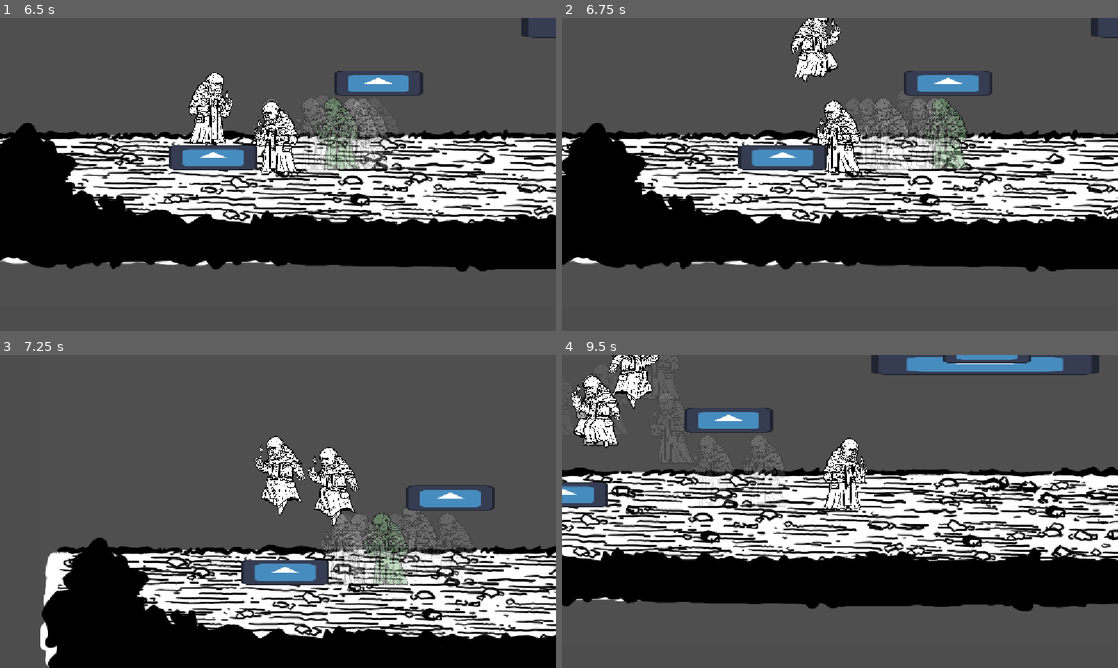
Above: before the commit, frames 1-4 (two rows, left to right).
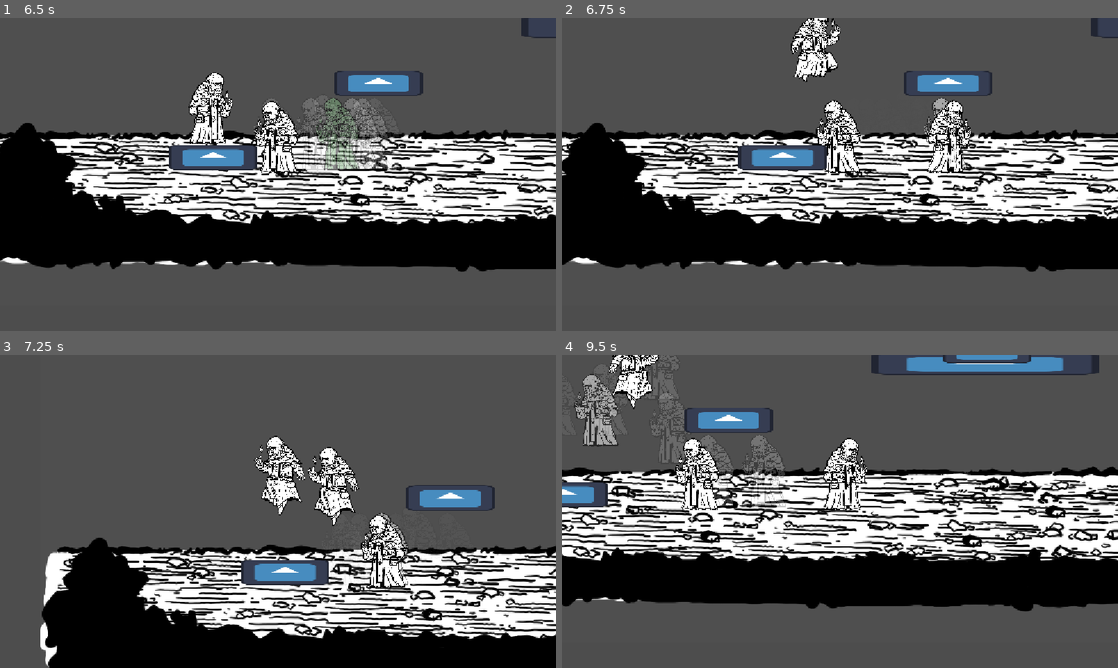
Above: after the commit, the same moments.

Repository: gostke/timeverns
Game: Godot game, scene res://levels/level_1.tscn
Two runs of this game, one before a commit and one after it. Both use one fixed random seed, a clock stepped at 60 frames per second and the inputs below. The engine's default icon, where the game draws it, is replaced by a stand-in: a white triangle on a blue panel in a dark square.
Inputs:
- Up to frame 1 (6.5 s): tap Enter at 0.5 s; hold D (right) 0.53-2.03 s; tap 2 (clone_1, bound only after the commit) at 0.6, 2.3, 2.85, 4.55 s; tap W (up) at 0.77, 1.52, 3.02, 3.77, 4.52, 6.02 s; tap 1 (clone_1, bound only before the commit) at 0.8, 1.35, 3.05, 3.6, 5.3 s; tap 3 (clone_2, bound only after the commit) at 1.55, 2.1, 3.8, 4.35, 6.05 s; hold A (left) 2.03-2.78 s; hold D (right) 2.78-4.28 s; hold A (left) 4.28-5.03 s; hold D (right) 5.03-5.78 s; tap Q (drop) at 5.1 s; hold A (left) from 5.78 s (still down); tap E (use) at 5.85 s
- Up to frame 2 (6.75 s): keep holding A (left); tap 2 (clone_1, bound only after the commit) at 6.6 s
- Up to frame 3 (7.25 s): keep holding A (left); tap W (up) at 6.77 s
- Up to frame 4 (9.5 s): release A (left) at 7.28 s; hold D (right) from 7.28 s (still down); tap 1 (clone_1, bound only before the commit) at 7.35 s; tap W (up) at 7.52, 9.02 s; tap 3 (clone_2, bound only after the commit) at 8.1 s; tap 2 (clone_1, bound only after the commit) at 8.85 s

Frame 1 is identical in both runs. In frame 2, 2.6% of the frame differs, in the area x 52-74%, y 25-50%; in frame 3, 2.6%; in frame 4, 2.3%.

Commit message:
i forgor xd

Diff:
--- a/levels/test_level.tscn
+++ b/levels/test_level.tscn
@@ -36,7 +36,6 @@
 
 [node name="Human" parent="." index="3" instance=ExtResource("3_gmgay")]
 position = Vector2(-20, -28)
-is_player = true
 
 [node name="Camera2D" type="Camera2D" parent="Human" index="3"]
 position = Vector2(0, -52)
--- a/player/actions/frame.gd
+++ b/player/actions/frame.gd
@@ -3,6 +3,7 @@
 
 var actions_: Array[Action]
 var global_pos: Vector2
+var flipped: bool
 
 func _init(global_position: Vector2) -> void:
 	global_pos = global_position
--- a/player/human.gd
+++ b/player/human.gd
@@ -20,6 +20,8 @@
 var frames: Array[Frame]
 var curr_frame: int = 0
 
+var clones: Array[Human] = [null, null, null]
+
 @onready var flipper: Flipper = $Flipper
 @onready var item_picker: ItemPicker = $Flipper/ItemPicker
 
@@ -29,22 +31,33 @@
 	clone_timer.start()
 	frames.resize(frame_count)
 
-func summon_clone() -> void:
+func summon_clone(idx: int) -> void:
 	if !clone_timer.is_stopped():
 		return
 	assert(is_player)
+	if clones[idx]:
+		clones[idx].call_deferred("queue_free")
+		clones[idx] = null
 	var clone: Human = human_scene.instantiate()
 	# deep copy
 	clone.frames = frames.duplicate(true)
 	clone.is_player = false
 	add_sibling(clone)
 	clone.global_position = clone.frames[0].global_pos
+	clone.flipper.flipped = clone.frames[0].flipped
+	clone.sprite.flip_h = clone.frames[0].flipped
 	clone.get_node("Timers/CloneTimer").start()
+	clones[idx] = clone
 	clone_timer.start()
 
 func _process(_delta: float) -> void:
-	if Input.is_action_just_pressed("clone_1") and is_player:
-		summon_clone()
+	if is_player:
+		if Input.is_action_just_pressed("clone_0"):
+			summon_clone(0)
+		if Input.is_action_just_pressed("clone_1"):
+			summon_clone(1)
+		if Input.is_action_just_pressed("clone_2"):
+			summon_clone(2)
 
 	if !is_zero_approx(velocity.x):
 		if velocity.x < 0:
@@ -85,6 +98,7 @@
 	movement(new_frame)
 	jumping(new_frame)
 	interacting(new_frame)
+	new_frame.flipped = flipper.flipped
 
 	frames.push_back(new_frame)
 	if frames.size() >= frame_count:
@@ -133,3 +147,5 @@
 		on_loop_reset.emit()
 		curr_frame = 0
 		global_position = frames[0].global_pos
+		flipper.flip(frames[0].flipped)
+		sprite.flip_h = frames[0].flipped
--- a/project.godot
+++ b/project.godot
@@ -56,7 +56,7 @@
 "events": [Object(InputEventKey,"resource_local_to_scene":false,"resource_name":"","device":-1,"window_id":0,"alt_press …(192 unchanged characters)…
 ]
 }
-clone_1={
+clone_0={
 "deadzone": 0.2,
 "events": [Object(InputEventKey,"resource_local_to_scene":false,"resource_name":"","device":-1,"window_id":0,"alt_press …(191 unchanged characters)…
 ]
@@ -66,12 +66,12 @@
 "events": [Object(InputEventKey,"resource_local_to_scene":false,"resource_name":"","device":-1,"window_id":0,"alt_press …(192 unchanged characters)…
 ]
 }
-clone_2={
+clone_1={
 "deadzone": 0.2,
 "events": [Object(InputEventKey,"resource_local_to_scene":false,"resource_name":"","device":-1,"window_id":0,"alt_press …(191 unchanged characters)…
 ]
 }
-clone_3={
+clone_2={
 "deadzone": 0.2,
 "events": [Object(InputEventKey,"resource_local_to_scene":false,"resource_name":"","device":-1,"window_id":0,"alt_press …(191 unchanged characters)…
 ]
